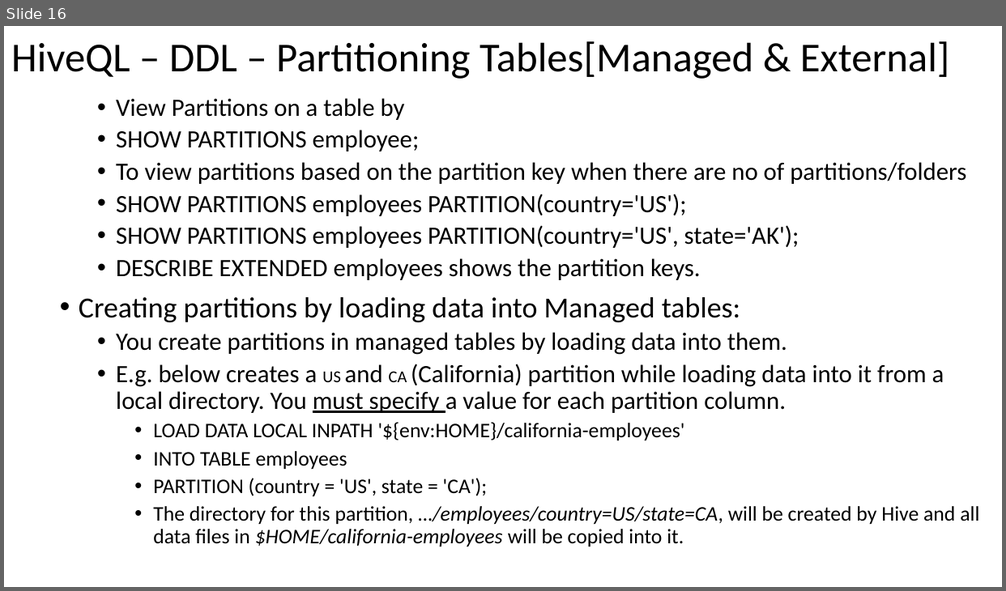
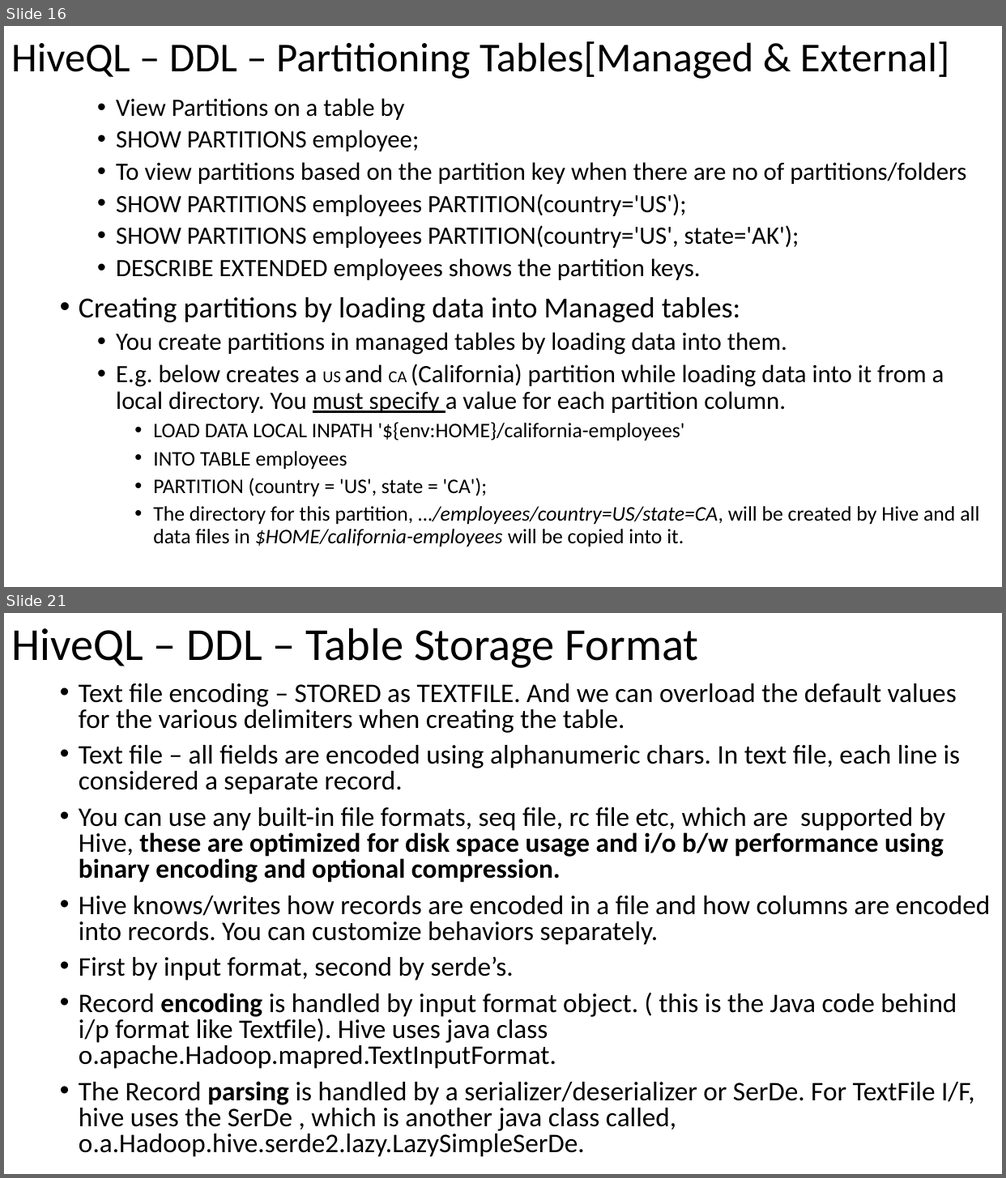
Before and after one commit to email2dorababu/SCALA_Reading, a slide deck: Hive_Def_Guide_mar_2016/Hive_programming_Hive_part3.pptx. Shown one above the other, each under a label of ours: slide 16 before the commit, slides 16 and 21 after it; the slides between them are not shown. The pictures are 1006x591 and 1006x1178 pixels, drawn with LibreOffice and Linux fonts; fonts in the diff are those of the drawing. Boxes give left, top, right and bottom in pixels: in the first picture for what was removed or moved away, otherwise in the second. Text is boxed around its words. In the diff, an @@ line names an element or a change of style, - is before the commit and + after.

```diff
--- a/Hive_Def_Guide_mar_2016/Hive_programming_Hive_part3.pptx
+++ b/Hive_Def_Guide_mar_2016/Hive_programming_Hive_part3.pptx
@@ slide 21 added at bbox=[4, 613, 1002, 1174], background #FFFFFF @@
@@ title added at bbox=[11, 628, 699, 668], 44 pt, text #000000 @@
+HiveQL – DDL – Table Storage Format
@@ text added at bbox=[79, 683, 991, 1157], 25.9 pt, text #000000 @@
+• Text file encoding – STORED as TEXTFILE. And we can overload the default values for the various delimiters when creating the table.
+• Text file – all fields are encoded using alphanumeric chars. In text file, each line is considered a separate record.
+• You can use any built-in file formats, seq file, rc file etc, which are supported by Hive, these are optimized for disk space usage and i/o b/w performance using binary encoding and optional compression.
+• Hive knows/writes how records are encoded in a file and how columns are encoded into records. You can customize behaviors separately.
+• First by input format, second by serde’s.
+• Record encoding is handled by input format object. ( this is the Java code behind i/p format like Textfile). Hive uses java class o.apache.Hadoop.mapred.TextInputFormat.
+• The Record parsing is handled by a serializer/deserializer or SerDe. For TextFile I/F, hive uses the SerDe , which is another java class called, o.a.Hadoop.hive.serde2.lazy.LazySimpleSerDe.
```
Also in this commit, not shown: 1 slide changed, 11 other slides added, 1 other file.
